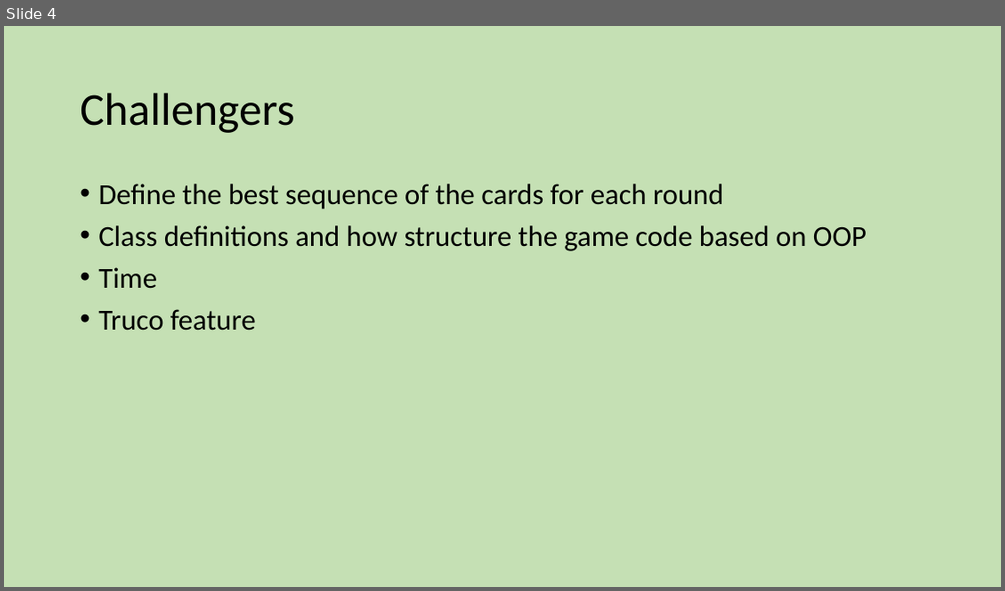
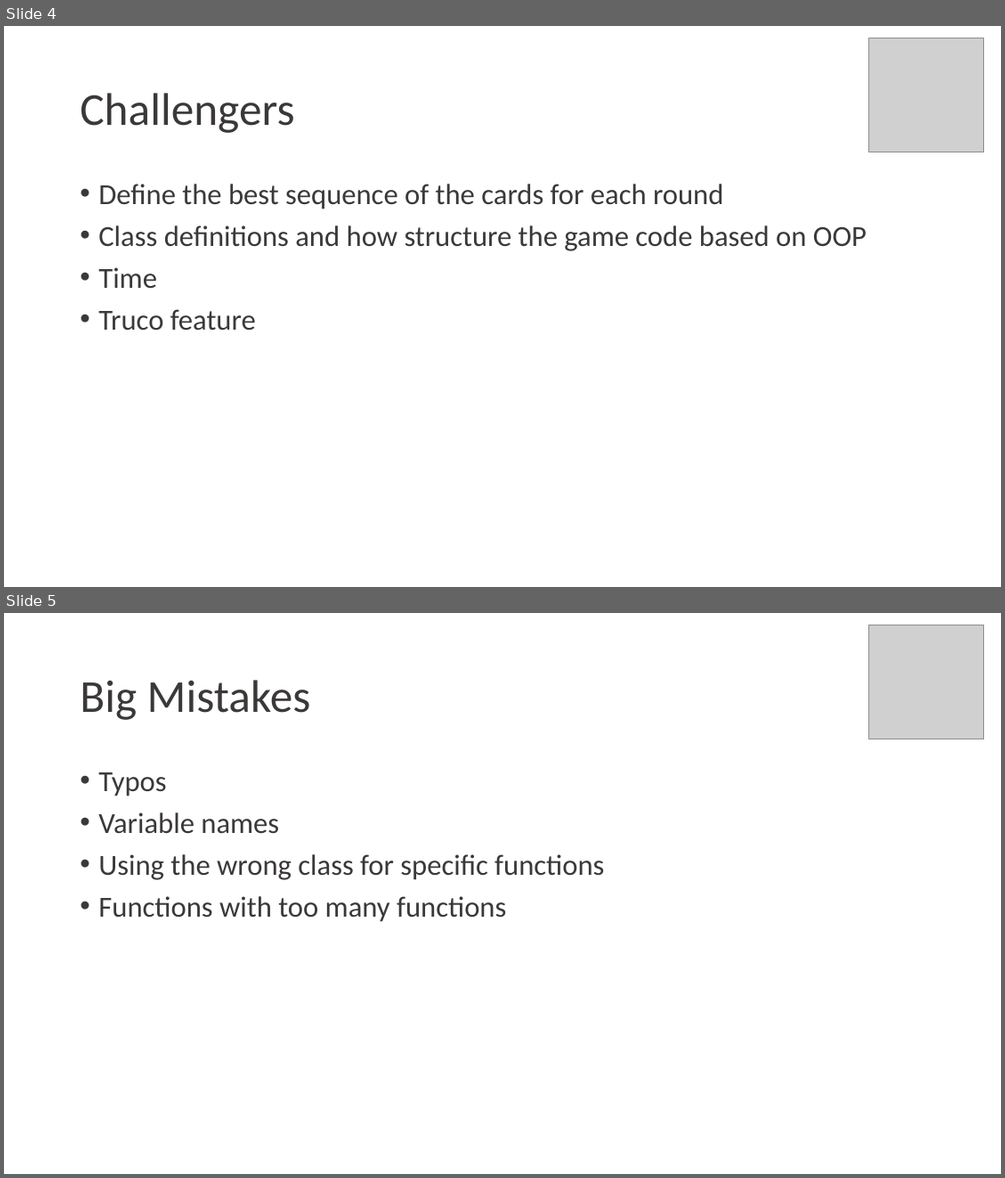
Before and after one commit to plsalles/project-module-1-truco, a slide deck: Presentation.pptx. Shown one above the other, each under a label of ours: slide 4 before the commit, slides 4 and 5 after it. The pictures are 1005x591 and 1005x1178 pixels, drawn with LibreOffice and Linux fonts; fonts in the diff are those of the drawing; grey boxes stand for pictures. Boxes give left, top, right and bottom in pixels: in the first picture for what was removed or moved away, otherwise in the second. Text is boxed around its words. In the diff, an @@ line names an element or a change of style, - is before the commit and + after.

Commit message:
Fixing some DOM manipulations on Truco buttons and last changes in the presentation

```diff
--- a/Presentation.pptx
+++ b/Presentation.pptx
@@ slide 5 added at box(4, 613, 1001, 1174), background #FFFFFF @@
@@ picture added at box(869, 625, 984, 739) @@
@@ title added at box(80, 680, 311, 720), 44 pt, text #3B3838 @@
+Big Mistakes
@@ text added at box(73, 763, 933, 1119), fill #FFFFFF, outline #FFFFFF 0.75 pt, 28 pt, text #3B3838 @@
+• Typos
+• Variable names
+• Using the wrong class for specific functions
+• Functions with too many functions
@@ slide 4 changed as well @@
@@ background #C5E0B4 to #FFFFFF @@
@@ picture added at box(869, 38, 984, 152) @@
@@ title "Challengers" at box(80, 93, 294, 133): text colour #000000 to #3B3838 @@
@@ text "Define the best sequence of ...": place and size @@
-text "Define the best sequence of ..." at box(98, 184, 866, 330)
+text "Define the best sequence of ..." at box(73, 176, 933, 532)
@@ text "Define the best sequence of ..." at box(73, 176, 933, 532): text colour #000000 to #3B3838; outline none to #FFFFFF 1 pt @@
```
Also in this commit, not shown: 4 other slides changed, 2 other slides added, 1 slide removed, 2 other files.
